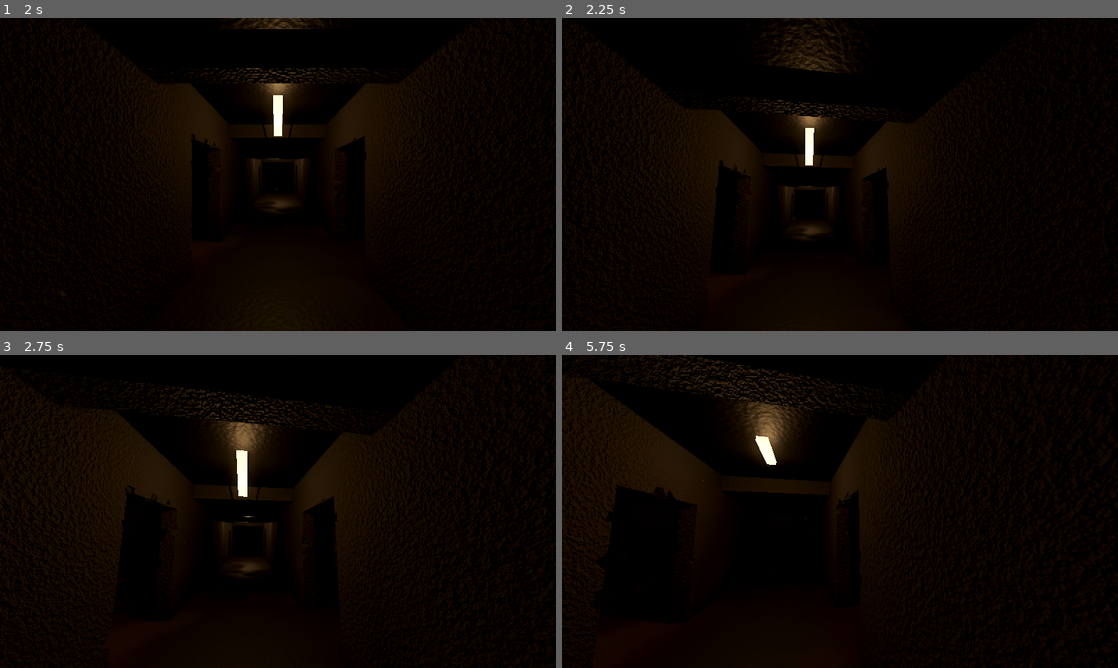
Above: before the commit, frames 1-4 (two rows, left to right).
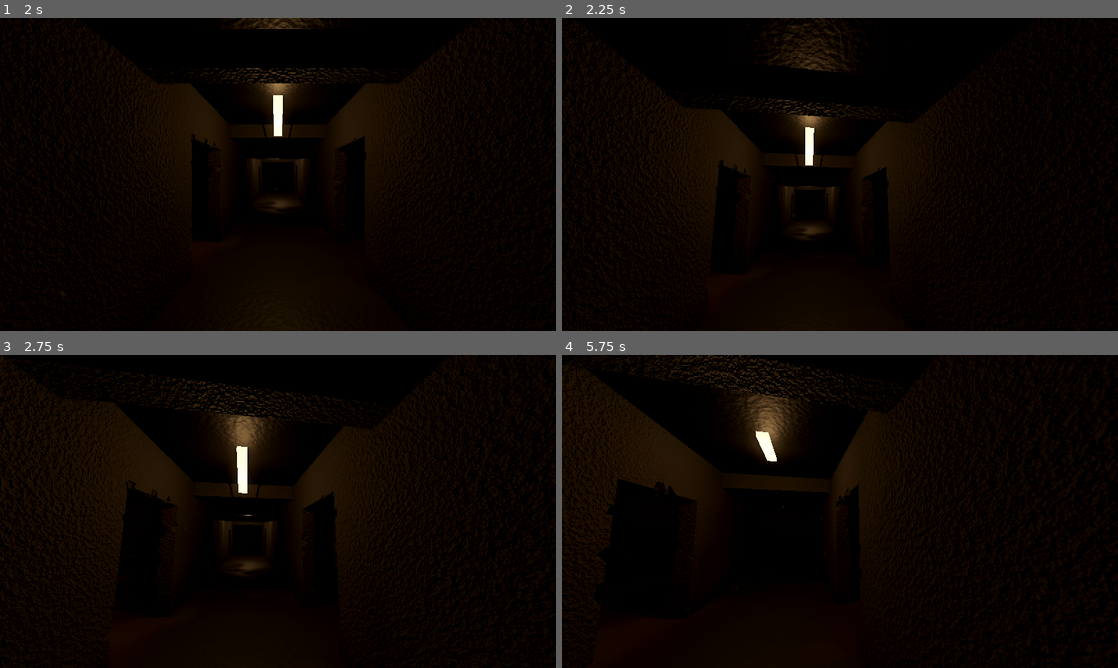
Above: after the commit, the same moments.

Repository: volinadtim/german-games
Game: Godot game, scene res://main.tscn
Two runs of this game, one before a commit and one after it. Both use one fixed random seed, a clock stepped at 60 frames per second and the inputs below.
Inputs (mouse positions are in pixels of both pictures, inside the frame that each line leads up to):
- Up to frame 1 (2 s): click "Играть" at 0.5 s; click "Играть" at 1.25 s
- Up to frame 2 (2.25 s): tap Enter at 2 s; move the mouse to (867, 174) at 2.02 s; hold W (move_forward) from 2.03 s (still down); hold Shift (sprint) from 2.03 s (still down); click (867, 174) at 2.17 s
- Up to frame 3 (2.75 s): keep holding W (move_forward); keep holding Shift (sprint); tap Space (jump) at 2.27 s
- Up to frame 4 (5.75 s): keep holding W (move_forward); move the mouse to (812, 511) at 2.77 s; release Shift (sprint) at 2.78 s; tap Shift (sprint) at 2.85, 4.35 s; tap Space (jump) at 3.02, 4.52, 5.27 s; move the mouse to (851, 505) at 3.52 s; hold Shift (sprint) 3.53-4.28 s; move the mouse to (834, 517) at 4.27 s; click (834, 517) at 4.42 s; move the mouse to (878, 514) at 5.02 s; hold Shift (sprint) from 5.03 s (still down)

Frame 1 is identical in both runs. In frame 2, 0.5% of the frame differs, in the area x 2-61%, y 0-79%; in frame 3, 3.4%; in frame 4, 3.5%, in the area x 0-76%, y 0-87%.

Commit message:
concrete-halls: ноги с коленями и IK, походка по циклу шага, прыжок с поджатием ног, естественная остановка, шаг-звук в момент постановки стопы; убран step.mp3
Co-Authored-By: Claude Opus 5.5 <noreply@anthropic.com>

Diff:
--- a/godot/concrete-halls/player.gd
+++ b/godot/concrete-halls/player.gd
@@ -3,8 +3,7 @@
 ## WASD, Shift — бег, пробел — прыжок, ПКМ — режим кулаков (руки в стойку), ЛКМ — удар.
 
 const Sfx := preload("res://sfx.gd")
-## Шаг — приглушённый шорох (sfx.gd: step_noise). Присланный sounds/step.mp3 сейчас не используется:
-## в нём 0.2 с тишины перед ударом, и на слух шорох шёл раньше него — оставили только шорох.
+## Шаг — приглушённый шорох (sfx.gd: step_noise), звучит в момент постановки стопы.
 const STEP_DB := -20.0      # громкость шага относительно ходьбы (-10 дБ)
 
 const WALK := 3.4
@@ -15,6 +14,10 @@
 const SENS := 0.0022
 const CAM_Y := 1.7
 const FOV := 75.0
+const HIP_Y := 0.86
+const LEG_L1 := 0.42              # бедро
+const LEG_L2 := 0.42              # голень
+const GROUND_Y := 0.09 - HIP_Y    # высота голеностопа над полом относительно бедра
 const ACCEL_WALK := 5.0
 const ACCEL_SPRINT := 3.2
 
@@ -30,7 +33,18 @@
 var active := false
 var cam: Camera3D
 var head: Node3D
-var legs: Array[Node3D] = []
+var legs: Array[Node3D] = []      # тазобедренные шарниры
+var knees: Array[Node3D] = []
+var ankles: Array[Node3D] = []
+var foot: Array[Vector3] = [Vector3(0, GROUND_Y, 0), Vector3(0, GROUND_Y, 0)]  # цель стопы от бедра
+var gait := 0.0                   # фаза цикла шага 0..1 (левая нога; правая сдвинута на 0.5)
+var gait_prev: Array[float] = [0.0, 0.5]
+var move_dir := Vector3(0, 0, -1) # направление движения в локальных осях
+var stopping := false
+var settle_t: Array[float] = [1.0, 1.0]       # дошагивание при остановке: 0..1, 1 = стоит
+var settle_from: Array[Vector3] = [Vector3.ZERO, Vector3.ZERO]
+var settle_to: Array[Vector3] = [Vector3.ZERO, Vector3.ZERO]
+var land_dip := 0.0
 var shoulders: Array[Node3D] = []
 var elbows: Array[Node3D] = []
 var arm_pose: Array[Vector4] = [REST, REST]
@@ -173,17 +187,30 @@
 	y.rotation.z = PI / 2
 
 	for side in [-1.0, 1.0]:
+		# нога: бедро -> колено -> голень -> голеностоп -> ботинок (позу считает IK, см. _leg_ik)
 		var hip := Node3D.new()
-		hip.position = Vector3(0.1 * side, 0.86, 0.08)
+		hip.position = Vector3(0.1 * side, HIP_Y, 0.08)
 		body.add_child(hip)
-		var leg := CapsuleMesh.new()
-		leg.radius = 0.085
-		leg.height = 0.84
-		_part(hip, leg, Vector3(0, -0.42, 0), pants)
+		var thigh := CapsuleMesh.new()
+		thigh.radius = 0.085
+		thigh.height = 0.46
+		_part(hip, thigh, Vector3(0, -LEG_L1 / 2, 0), pants)
+		var knee := Node3D.new()
+		knee.position = Vector3(0, -LEG_L1, 0)
+		hip.add_child(knee)
+		var shin := CapsuleMesh.new()
+		shin.radius = 0.072
+		shin.height = 0.46
+		_part(knee, shin, Vector3(0, -LEG_L2 / 2, 0), pants)
+		var ankle := Node3D.new()
+		ankle.position = Vector3(0, -LEG_L2, 0)
+		knee.add_child(ankle)
 		var boot := BoxMesh.new()
 		boot.size = Vector3(0.12, 0.09, 0.27)
-		_part(hip, boot, Vector3(0, -0.815, -0.05), boots)
+		_part(ankle, boot, Vector3(0, -0.045, -0.05), boots)
 		legs.append(hip)
+		knees.append(knee)
+		ankles.append(ankle)
 
 		# рука: плечо -> плечевая кость -> локоть -> предплечье -> кулак
 		var sh := Node3D.new()
@@ -403,23 +430,25 @@
 
 	if is_on_floor() and not was_on_floor and land_speed < -2.5:
 		_play_step(-4.0)
+		land_dip = clampf(-land_speed * 0.014, 0.0, 0.09)
 	land_speed = velocity.y
 	was_on_floor = is_on_floor()
 
-	_animate(delta, hv.length() if is_on_floor() else 0.0, sprinting)
-
-
-func _animate(delta: float, spd: float, sprinting: bool) -> void:
-	var amt := clampf(spd / WALK, 0.0, 1.5)
-	phase += delta * spd * 2.6
-	var swing := sin(phase) * 0.5 * minf(amt, 1.3)
-	legs[0].rotation.x = swing
-	legs[1].rotation.x = -swing
+	_animate(delta, global_transform.basis.inverse() * hv, sprinting)
+
+
+func _animate(delta: float, v_local: Vector3, sprinting: bool) -> void:
+	var spd := v_local.length()
+	var grounded := is_on_floor()
+	_animate_legs(delta, v_local, grounded)
+	var amt := clampf(spd / WALK, 0.0, 1.5) if grounded else 0.0
+	phase = gait * TAU * 2.0
 	for i in 2:
 		var side := -1.0 if i == 0 else 1.0
 		var p: Vector4 = arm_pose[i]
-		var arm_swing := swing * 0.8 * (1.0 if i == 0 else -1.0) * -1.0 * (1.0 - fist_blend)
-		var guard_bob := deg_to_rad(sin(phase * 2.0 + float(i)) * 3.0 * amt * fist_blend)
+		# рука качается навстречу противоположной ноге
+		var arm_swing := clampf(-foot[1 - i].z * 1.1, -0.6, 0.6) * (1.0 - fist_blend)
+		var guard_bob := deg_to_rad(sin(phase + float(i)) * 3.0 * amt * fist_blend)
 		shoulders[i].rotation = Vector3(
 			deg_to_rad(p.x) + arm_swing + guard_bob,
 			deg_to_rad(p.y) * side,
@@ -427,18 +456,89 @@
 		elbows[i].rotation.x = deg_to_rad(p.w)
 		shoulders[i].position.z = 0.13 - reach[i]
 	bob = lerpf(bob, amt, 1.0 - exp(-8.0 * delta))
-	head.position.y = CAM_Y + sin(phase * 2.0) * 0.03 * bob
-	head.position.x = sin(phase) * 0.015 * bob
+	land_dip = move_toward(land_dip, 0.0, delta * 0.35)
+	# голова ниже всего в момент постановки стопы (дважды за цикл)
+	head.position.y = CAM_Y - (0.5 + 0.5 * cos(phase)) * 0.035 * bob - land_dip
+	head.position.x = sin(gait * TAU) * 0.012 * bob
 	# в стойке голова чуть назад — к плечам, чтобы кулаки были перед лицом, а не в камере
 	head.position.z = lerpf(-0.22, 0.06, fist_blend)
-	# шаг — каждый раз, когда нога проходит нижнюю точку (полпериода качания)
-	var s := int(floor(phase / PI))
-	if s != last_step:
-		last_step = s
-		if spd > 0.6 and is_on_floor():
-			_play_step(-6.0 if sprinting else -10.0)
 	var want_fov := FOV + (7.0 if sprinting else 0.0)
 	cam.fov = lerpf(cam.fov, want_fov, 1.0 - exp(-5.0 * delta))
+
+
+## Процедурная походка: для каждой стопы считаем точку (опора — стопа едет назад по полу,
+## перенос — дугой вперёд), затем двухзвенный IK ставит бедро и колено.
+func _animate_legs(delta: float, v_local: Vector3, grounded: bool) -> void:
+	var spd := v_local.length()
+	if spd > 0.1:
+		move_dir = Vector3(v_local.x, 0, v_local.z).normalized()
+	if not grounded:
+		# в воздухе ноги подогнуты, одна чуть впереди
+		stopping = false
+		for i in 2:
+			var tuck := Vector3(0, GROUND_Y + 0.24 + 0.04 * i, -0.14 + 0.2 * i)
+			foot[i] = foot[i].lerp(tuck, 1.0 - exp(-9.0 * delta))
+	elif spd > 0.4:
+		stopping = false
+		var run := clampf((spd - WALK) / (SPRINT - WALK), 0.0, 1.0)
+		var beta := lerpf(0.62, 0.42, run)           # доля опоры в цикле (при беге есть фаза полёта)
+		var cycle := 2.0 + 0.1 * spd                 # метров за полный цикл (два шага)
+		var amp := clampf(0.06 + 0.06 * spd, 0.0, 0.42)
+		var lift := 0.06 + 0.035 * spd
+		gait = fmod(gait + spd / cycle * delta, 1.0)
+		for i in 2:
+			var ph := fmod(gait + 0.5 * i, 1.0)
+			var s: float
+			var h := 0.0
+			if ph < beta:
+				s = amp * (1.0 - 2.0 * ph / beta)
+			else:
+				var u := (ph - beta) / (1.0 - beta)
+				s = -amp + 2.0 * amp * smoothstep(0.0, 1.0, u)
+				h = lift * sin(PI * u)
+			var tgt := Vector3(move_dir.x * s, GROUND_Y + h, move_dir.z * s)
+			foot[i] = foot[i].lerp(tgt, 1.0 - exp(-30.0 * delta))
+			# стопа встала на пол — звук шага
+			if ph < gait_prev[i]:
+				_play_step(-6.0 if run > 0.5 else -10.0)
+			gait_prev[i] = ph
+	else:
+		# остановка: опорная нога остаётся на месте, нога в переносе дошагивает и встаёт рядом
+		if not stopping:
+			stopping = true
+			for i in 2:
+				if foot[i].y > GROUND_Y + 0.01:
+					var other := foot[1 - i]
+					settle_from[i] = foot[i]
+					settle_to[i] = Vector3(other.x * 0.2, GROUND_Y, other.z * 0.25)
+					settle_t[i] = 0.0
+				else:
+					settle_t[i] = 1.0
+		for i in 2:
+			if settle_t[i] < 1.0:
+				settle_t[i] = minf(settle_t[i] + delta / 0.2, 1.0)
+				var k := smoothstep(0.0, 1.0, settle_t[i])
+				foot[i] = settle_from[i].lerp(settle_to[i], k) + Vector3(0, 0.05 * sin(PI * settle_t[i]), 0)
+				if settle_t[i] >= 1.0:
+					_play_step(-14.0)
+			else:
+				foot[i].y = move_toward(foot[i].y, GROUND_Y, delta * 0.5)
+	for i in 2:
+		_leg_ik(i, foot[i])
+
+
+func _leg_ik(i: int, t: Vector3) -> void:
+	var roll := atan2(t.x, -t.y)                     # отвод ноги в сторону
+	var yy := -sqrt(t.y * t.y + t.x * t.x)
+	var zz := t.z
+	var d := clampf(sqrt(yy * yy + zz * zz), 0.15, LEG_L1 + LEG_L2 - 0.002)
+	var aim := atan2(-zz, -yy)                       # угол на стопу (вперёд — плюс)
+	var a_hip := acos(clampf((LEG_L1 * LEG_L1 + d * d - LEG_L2 * LEG_L2) / (2.0 * LEG_L1 * d), -1.0, 1.0))
+	var a_knee := PI - acos(clampf((LEG_L1 * LEG_L1 + LEG_L2 * LEG_L2 - d * d) / (2.0 * LEG_L1 * LEG_L2), -1.0, 1.0))
+	legs[i].rotation = Vector3(aim + a_hip, 0.0, roll)
+	knees[i].rotation.x = -a_knee
+	# ботинок держим параллельно полу
+	ankles[i].rotation.x = -(aim + a_hip - a_knee)
 
 
 func _play_step(db: float, _pitch := 1.0) -> void:
Not shown, removed: godot/concrete-halls/sounds/step.mp3.import
Not shown, removed: godot/concrete-halls/sounds/step.mp3
